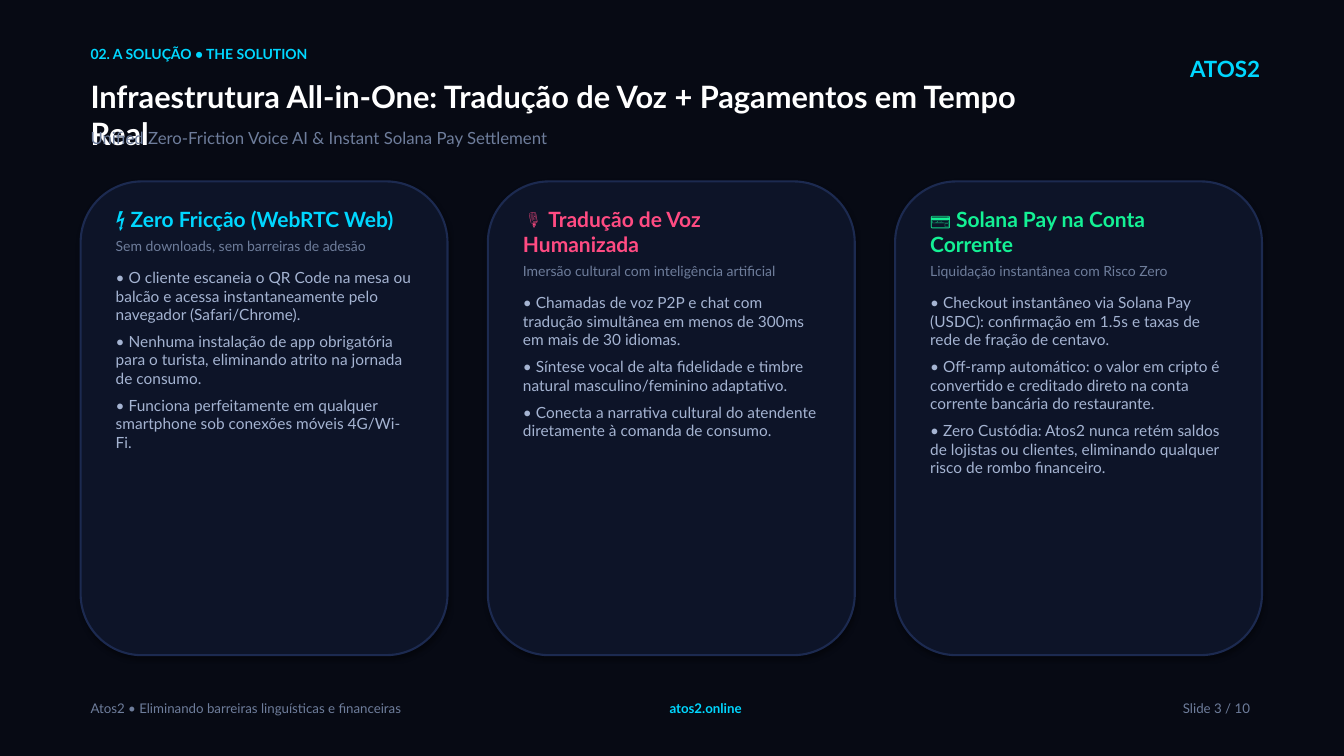
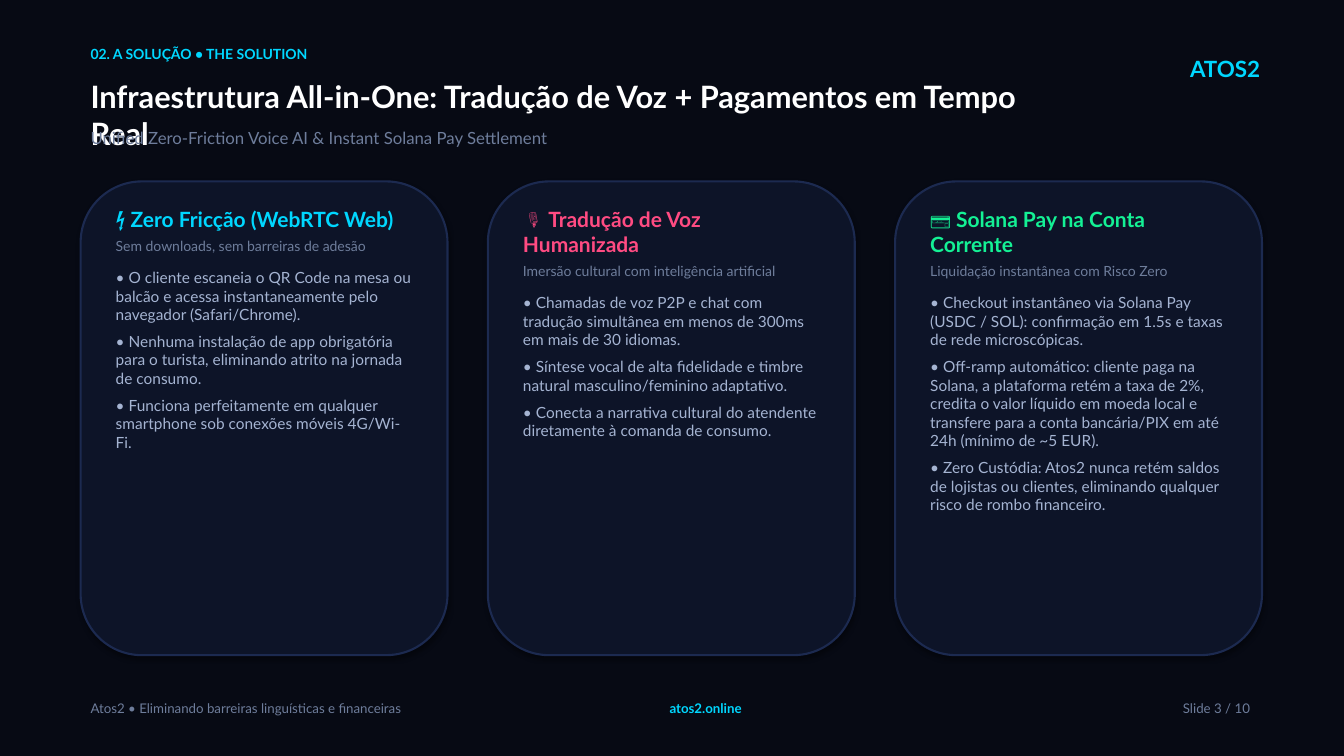
Before and after one commit to mouraocleber/Atos2, a slide deck: slide 3 of atos2-antigravity/Atos2_Executive_Pitch_Deck.pptx. Drawn at 1344x756 pixels with LibreOffice and Linux fonts; fonts in the diff are those of the drawing. Boxes give left, top, right and bottom in pixels: in the first picture for what was removed or moved away, otherwise in the second. Text is boxed around its words. In the diff, an @@ line names an element or a change of style, - is before the commit and + after.

Commit message:
feat(solana): atualizar fluxo de recebimento Solana Pay com repasse bancario D+1 e pitch deck

```diff
--- a/atos2-antigravity/Atos2_Executive_Pitch_Deck.pptx
+++ b/atos2-antigravity/Atos2_Executive_Pitch_Deck.pptx
@@ text at (930,296,1223,448): text changed @@
-• Checkout instantâneo via Solana Pay (USDC): confirmação em 1.5s e taxas de rede de fração de centavo.
-• Off-ramp automático: o valor em cripto é convertido e creditado direto na conta corrente bancária do restaurante.
+• Checkout instantâneo via Solana Pay (USDC / SOL): confirmação em 1.5s e taxas de rede microscópicas.
+• Off-ramp automático: cliente paga na Solana, a plataforma retém a taxa de 2%, credita o valor líquido em moeda local e transfere para a conta bancária/PIX em até 24h (mínimo de ~5 EUR).
```
Also in this commit, not shown: 3 other slides changed, 5 other files.
